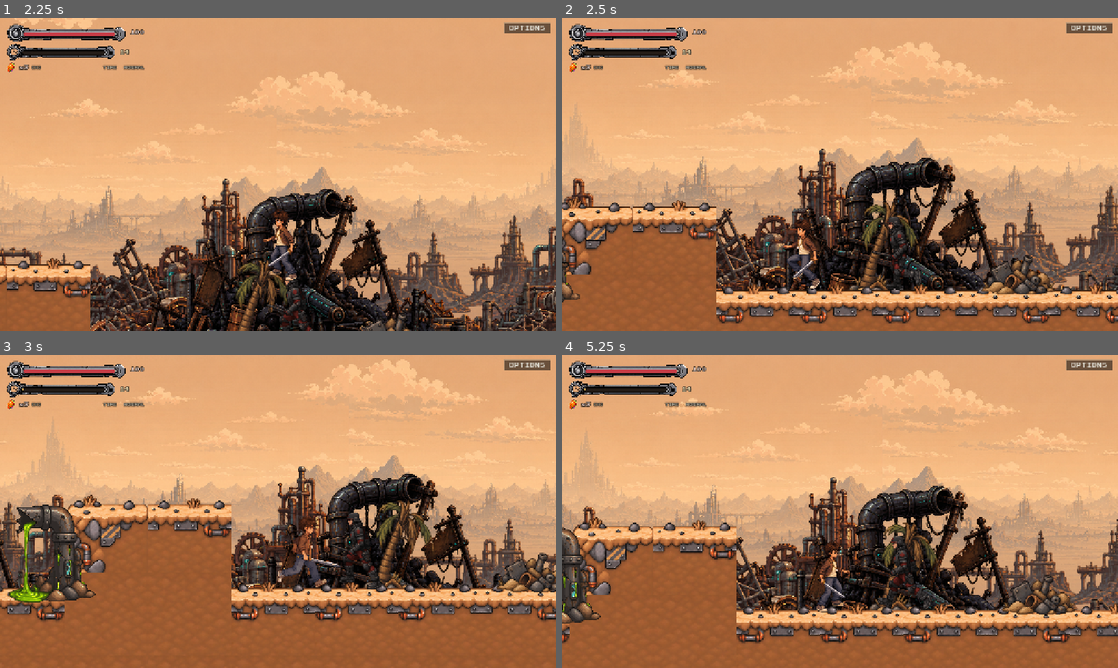
Above: before the commit, frames 1-4 (two rows, left to right).
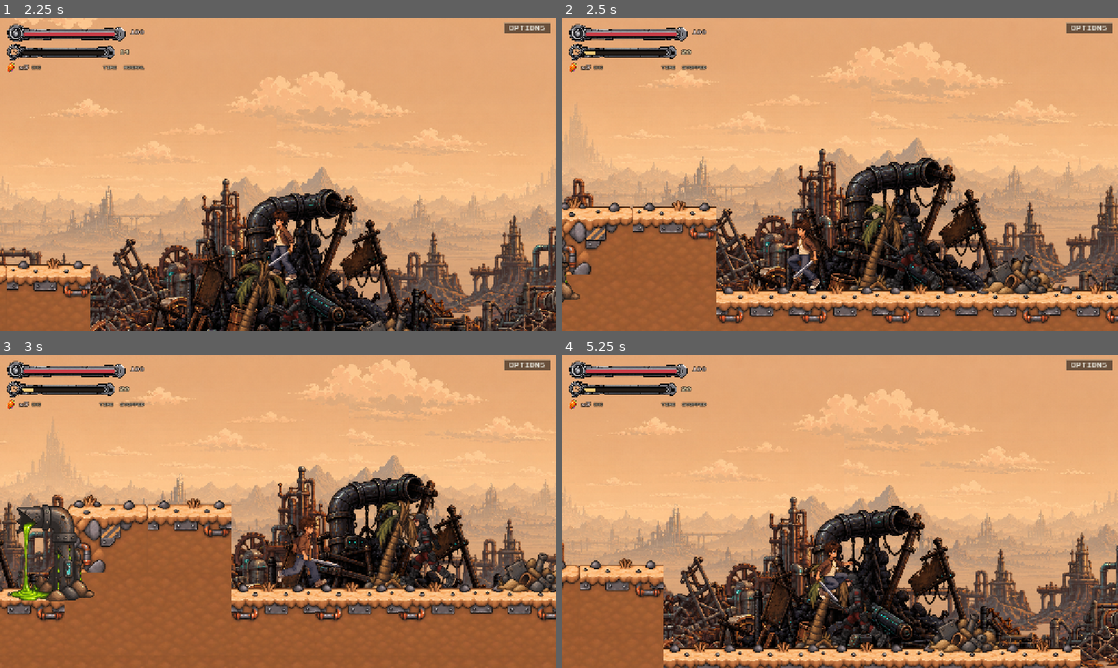
Above: after the commit, the same moments.

Repository: Zeyadzahran/years-to-spare
Game: Godot game, scene res://src/levels/level_01.tscn
Same seed, same stepped clock (60 frames per second), same inputs: the game is played once before the commit and once after it. This scene is started directly instead of the project's main scene. Sound files missing from this copy of the repository are replaced by a short silence.
Inputs:
- Up to frame 1 (2.25 s): tap Enter at 0.5 s; hold D (move_right) 0.53-2.03 s; tap H (heal) at 0.6 s; tap Space (jump) at 0.77, 1.52 s; tap E (time_rewind) at 0.8, 1.35 s; tap Shift (time_slow) at 1.55, 2.1 s; hold A (move_left) from 2.03 s (still down)
- Up to frame 2 (2.5 s): keep holding A (move_left); tap Q (time_stop) at 2.3 s
- Up to frame 3 (3 s): release A (move_left) at 2.78 s; hold D (move_right) from 2.78 s (still down); tap Q (time_stop) at 2.85 s
- Up to frame 4 (5.25 s): tap Space (jump) at 3.02, 3.77, 4.52 s; tap H (heal) at 3.05, 5.1 s; tap J (attack) at 3.6 s; tap E (time_rewind) at 3.8 s; release D (move_right) at 4.28 s; hold A (move_left) 4.28-5.03 s; tap S (crouch) at 4.35 s; tap Shift (time_slow) at 4.55 s; hold D (move_right) from 5.03 s (still down)

Frame 1 is identical in both runs. In frame 2, 0.9% of the frame differs, in the area x 0-69%, y 10-88%; in frame 3, 1.8%; in frame 4, 43%, in the area x 0-100%, y 4-100%.

Commit message:
Cast time stop with one press instead of holding it down

Diff:
--- a/autoload/event_bus.gd
+++ b/autoload/event_bus.gd
@@ -7,7 +7,10 @@
 signal player_spawned(player: Node2D)
 signal player_health_changed(current: float, maximum: float)
 signal player_heals_changed(count: int)
-signal player_died
+## `of_old_age` separates the two ways the run can end. Running out of health
+## costs the boy the ground he covered; running out of years is the end of him,
+## and the level starts over from the top rather than from a checkpoint.
+signal player_died(of_old_age: bool)
 
 signal player_age_changed(age: float, death_age: float)
 
@@ -16,6 +19,9 @@
 signal ability_unlocked(ability_id: StringName)
 signal ability_started(ability_id: StringName)
 signal ability_stopped(ability_id: StringName)
+## A press that could not be paid for. Carries how many more years the boy would
+## have needed, so the HUD can say why nothing happened.
+signal ability_refused(ability_id: StringName, missing_years: float)
 
 signal time_mode_changed(mode: int)
 
--- a/src/components/time_powers.gd
+++ b/src/components/time_powers.gd
@@ -1,71 +1,110 @@
 class_name TimePowers
 extends Node
 ## Turns the ability inputs into a TimeService mode and bills the player in
-## years for every second a power is held.
+## years for the privilege.
 ##
-## Costs and the rewind implementation are placeholders until the phases exist.
+## A power is *cast*, not held: one press buys a fixed window - five seconds of
+## a stopped world - at a fixed price in years, and it runs itself out. Holding
+## a key while a counter climbed made the cost invisible until it had already
+## been paid, and gave the moment no shape: no start, no end, nothing to react
+## to. A press with a known length and a known price is a decision.
+##
+## The cast is timed on the real clock, not the world one: the world's clock is
+## the thing that has been stopped, so counting on it would never tick down.
+##
+## Rewind is still a placeholder; only Stop is granted in phase 1.
 
 class Power:
 	var id: StringName
 	var action: StringName
 	var mode: int
-	var cost_per_second: float
+	## Seconds the world spends in that mode, per press.
+	var duration: float
+	## Years the press costs, paid in full the moment it is cast.
+	var cost: float
+	## Seconds before it can be cast again, counted from the end of the cast.
+	var cooldown: float
 
-	func _init(p_id: StringName, p_action: StringName, p_mode: int, p_cost: float) -> void:
+	func _init(p_id: StringName, p_action: StringName, p_mode: int,
+			p_duration: float, p_cost: float, p_cooldown: float) -> void:
 		id = p_id
 		action = p_action
 		mode = p_mode
-		cost_per_second = p_cost
+		duration = p_duration
+		cost = p_cost
+		cooldown = p_cooldown
 
 @export var age: AgeComponent
 
-var active_id: StringName = &""
+## The power currently running, and how much of its window is left.
+var active: Power = null
+var time_left := 0.0
 
 var _powers: Array[Power] = []
+var _cooldowns: Dictionary[StringName, float] = {}
 
 func _ready() -> void:
+	# Numbers to be tuned by playing, not derived. The shape they are aiming
+	# for: a stop is worth roughly two Guards, so a room cleared pays for the
+	# stop that cleared it, and a boy who spends without killing walks himself
+	# into his sixties in about eight presses.
 	_powers = [
-		Power.new(GameState.ABILITY_STOP, &"time_stop", TimeService.Mode.STOPPED, 3.0),
-		Power.new(GameState.ABILITY_REWIND, &"time_rewind", TimeService.Mode.REWINDING, 2.0),
-		Power.new(GameState.ABILITY_SLOW, &"time_slow", TimeService.Mode.SLOWED, 1.2),
+		Power.new(GameState.ABILITY_STOP, &"time_stop", TimeService.Mode.STOPPED, 5.0, 6.0, 3.0),
+		Power.new(GameState.ABILITY_REWIND, &"time_rewind", TimeService.Mode.REWINDING, 2.0, 4.0, 6.0),
+		Power.new(GameState.ABILITY_SLOW, &"time_slow", TimeService.Mode.SLOWED, 6.0, 4.0, 4.0),
 	]
 
 
 func _process(delta: float) -> void:
-	var wanted := _wanted_power()
-	if wanted != null and wanted.id != active_id:
-		_start(wanted)
-	elif wanted == null and not active_id.is_empty():
-		cancel()
+	for id in _cooldowns.keys():
+		_cooldowns[id] = maxf(_cooldowns[id] - delta, 0.0)
 
-	if not active_id.is_empty() and age != null:
-		age.spend(_find(active_id).cost_per_second * delta)
+	if active != null:
+		time_left = maxf(time_left - delta, 0.0)
+		if is_zero_approx(time_left):
+			cancel()
+		return
+
+	for power in _powers:
+		if Input.is_action_just_pressed(power.action):
+			_try_cast(power)
+			return
+
+
+## Seconds before `id` can be cast again; 0 when it is ready.
+func cooldown_left(id: StringName) -> float:
+	return _cooldowns.get(id, 0.0)
+
+
+func is_ready(id: StringName) -> bool:
+	return active == null and is_zero_approx(cooldown_left(id)) and GameState.has_ability(id)
 
 
 func cancel() -> void:
-	if active_id.is_empty():
+	if active == null:
 		return
-	var stopped := active_id
-	active_id = &""
+	var stopped := active
+	active = null
+	time_left = 0.0
+	_cooldowns[stopped.id] = stopped.cooldown
 	TimeService.mode = TimeService.Mode.NORMAL
-	EventBus.ability_stopped.emit(stopped)
+	EventBus.ability_stopped.emit(stopped.id)
 
 
-func _wanted_power() -> Power:
-	for power in _powers:
-		if Input.is_action_pressed(power.action) and GameState.has_ability(power.id):
-			return power
-	return null
-
-
-func _start(power: Power) -> void:
-	active_id = power.id
+func _try_cast(power: Power) -> void:
+	if not GameState.has_ability(power.id) or not is_zero_approx(cooldown_left(power.id)):
+		return
+	if age == null:
+		return
+	# Refused rather than allowed to kill him. Charging the last few years and
+	# ending the run inside his own power would read as the game cheating; the
+	# HUD says what he was short instead.
+	var affordable := age.death_age - age.age
+	if power.cost > affordable:
+		EventBus.ability_refused.emit(power.id, power.cost - affordable)
+		return
+	active = power
+	time_left = power.duration
+	age.spend(power.cost)
 	TimeService.mode = power.mode
 	EventBus.ability_started.emit(power.id)
-
-
-func _find(id: StringName) -> Power:
-	for power in _powers:
-		if power.id == id:
-			return power
-	return null
